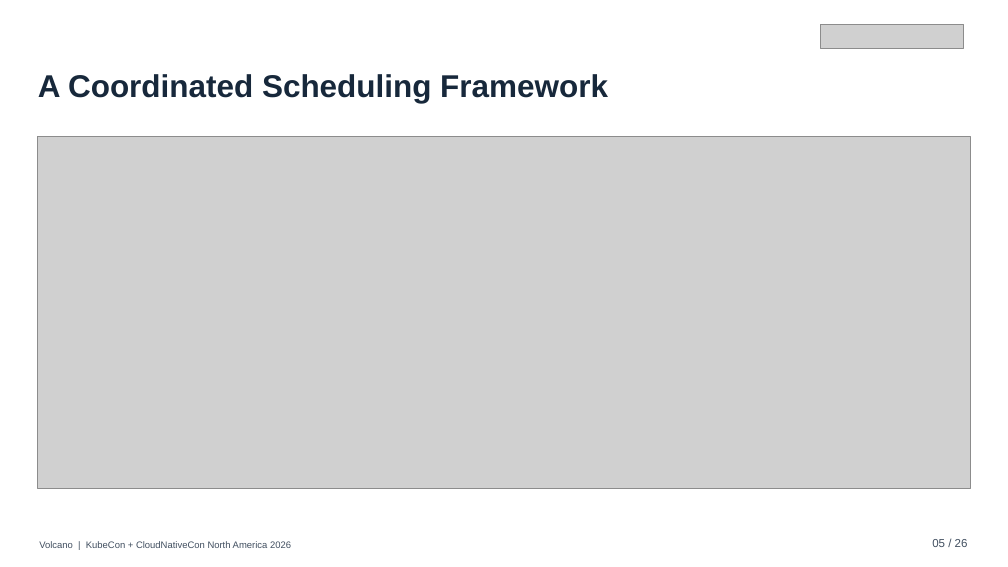
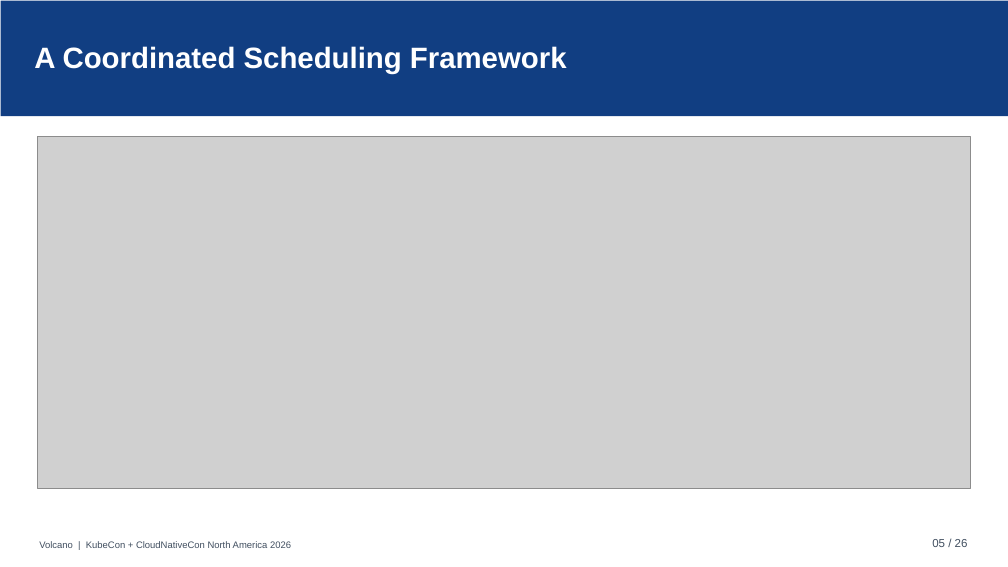
Before and after one commit to JesseStutler/volcano, a slide deck: slide 5 of docs/ppt/Volcano_KubeCon_NA_2026.pptx. Drawn at 1008x567 pixels with LibreOffice and Linux fonts; fonts in the diff are those of the drawing; grey boxes stand for pictures; background and template pictures are left out. Boxes give left, top, right and bottom in pixels: in the first picture for what was removed or moved away, otherwise in the second. Text is boxed around its words. In the diff, an @@ line names an element or a change of style, - is before the commit and + after.

```diff
--- a/docs/ppt/Volcano_KubeCon_NA_2026.pptx
+++ b/docs/ppt/Volcano_KubeCon_NA_2026.pptx
@@ rectangle added at [1, 1, 1008, 116], fill #113E82 @@
@@ picture removed at [820, 24, 964, 48] @@
@@ text "A Coordinated Scheduling Framework": place and size @@
-text "A Coordinated Scheduling Framework" at [38, 74, 608, 103]
+text "A Coordinated Scheduling Framework" at [34, 46, 567, 74]
@@ text "A Coordinated Scheduling Framework" at [34, 46, 567, 74]: size 30 to 28 pt, text colour #17283B to #FFFFFF @@
```
Also in this commit, not shown: 25 other slides changed, 48 other files.
